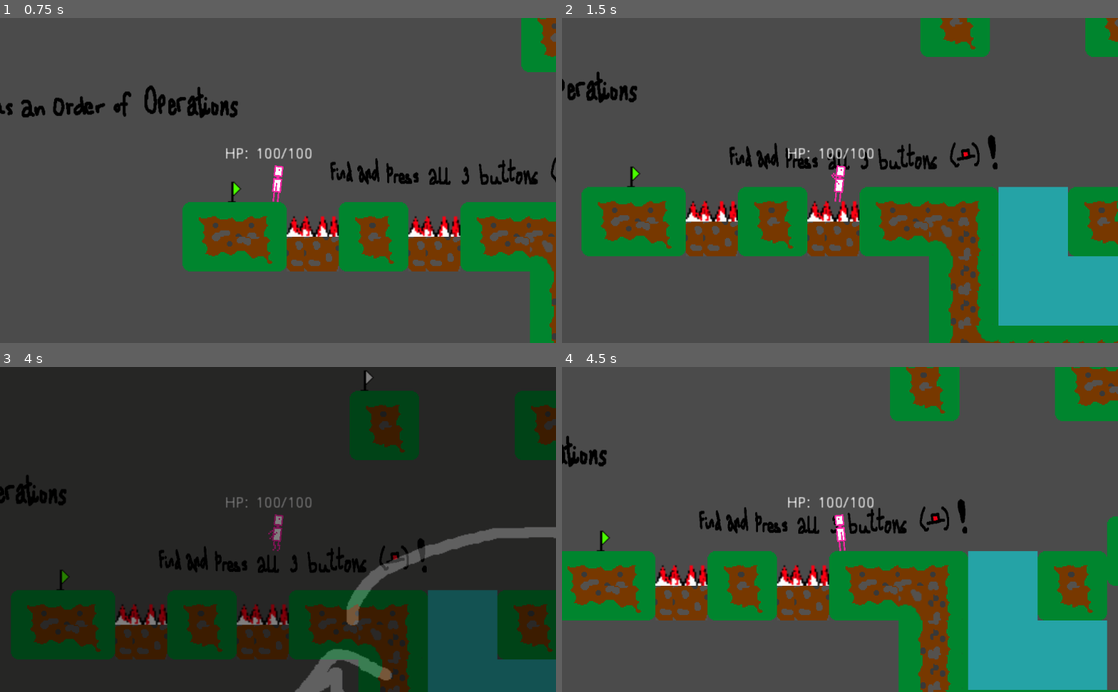
Above: before the commit, frames 1-4 (two rows, left to right).
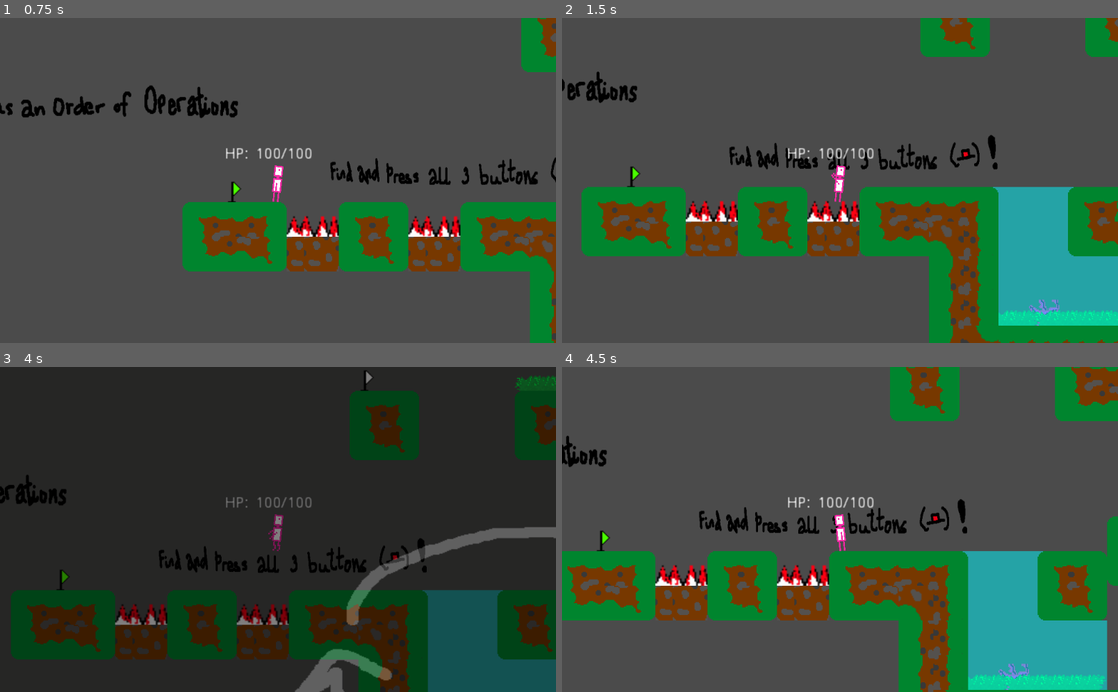
Above: after the commit, the same moments.

Repository: aneeshdurg/KarmicCircle-godot
Game: Godot game, scene res://Scenes/Level4.tscn
Two runs of this game, one before a commit and one after it. Both use one fixed random seed, a clock stepped at 60 frames per second and the inputs below. This scene is started directly instead of the project's main scene.
Inputs:
- Up to frame 1 (0.75 s): tap Enter at 0.5 s; hold Right (move_right) from 0.53 s (still down); hold Space (interact) from 0.53 s (still down)
- Up to frame 2 (1.5 s): keep holding Right (move_right); tap Up (jump) at 0.77 s; release Space (interact) at 1.28 s; tap Space (interact) at 1.35 s
- Up to frame 3 (4 s): tap Up (jump) at 1.52, 3.02, 3.77 s; tap Space (interact) at 2, 2.85 s; release Right (move_right) at 2.03 s; hold Left (move_left) 2.03-2.78 s; hold Space (interact) 2.03-2.78 s; hold Right (move_right) from 2.78 s (still down); hold Space (interact) from 3.53 s (still down)
- Up to frame 4 (4.5 s): release Right (move_right) at 4.28 s; release Space (interact) at 4.28 s; hold Left (move_left) from 4.28 s (still down); tap Space (interact) at 4.35 s

Frame 1 is identical in both runs. In frame 2, 1.1% of the frame differs, in the area x 77-100%, y 51-95%; in frame 3, 0.3%; in frame 4, 1.2%, in the area x 72-98%, y 56-100%.

Commit message:
Add some more visual flair

Diff:
--- a/Scenes/Level2.tscn
+++ b/Scenes/Level2.tscn
@@ -1,6 +1,7 @@
-[gd_scene load_steps=18 format=2]
+[gd_scene load_steps=23 format=2]
 
 [ext_resource path="res://Player.tscn" type="PackedScene" id=1]
+[ext_resource path="res://sprite/misc/coral1.png" type="Texture" id=2]
 [ext_resource path="res://sprite/signs/lvl2/swimming.png" type="Texture" id=3]
 [ext_resource path="res://sprite/signs/lvl2/thesoul.png" type="Texture" id=4]
 [ext_resource path="res://InvisibleWall.tscn" type="PackedScene" id=5]
@@ -17,6 +18,10 @@
 [ext_resource path="res://Tiles/Tile10.tscn" type="PackedScene" id=16]
 [ext_resource path="res://Tiles/Tile21.tscn" type="PackedScene" id=17]
 [ext_resource path="res://Tiles/Tile12.tscn" type="PackedScene" id=18]
+[ext_resource path="res://sprite/water.png" type="Texture" id=19]
+[ext_resource path="res://sprite/misc/seaweed2.png" type="Texture" id=20]
+[ext_resource path="res://sprite/misc/seaweed1.png" type="Texture" id=21]
+[ext_resource path="res://sprite/misc/tree.png" type="Texture" id=22]
 
 [node name="Level2" type="Node2D"]
 
@@ -45,69 +50,91 @@
 
 [node name="Area2D3" parent="Tiles" instance=ExtResource( 10 )]
 position = Vector2( 192, 40 )
+z_index = 1
 
 [node name="Area2D4" parent="Tiles" instance=ExtResource( 10 )]
 position = Vector2( 224, 40 )
+z_index = 1
 
 [node name="Area2D5" parent="Tiles" instance=ExtResource( 10 )]
 position = Vector2( 256, 40 )
+z_index = 1
 
 [node name="Area2D8" parent="Tiles" instance=ExtResource( 10 )]
 position = Vector2( 288, 40 )
+z_index = 1
 
 [node name="Area2D9" parent="Tiles" instance=ExtResource( 10 )]
 position = Vector2( 192, 72 )
+z_index = 1
 
 [node name="Area2D10" parent="Tiles" instance=ExtResource( 10 )]
 position = Vector2( 224, 72 )
+z_index = 1
 
 [node name="Area2D11" parent="Tiles" instance=ExtResource( 10 )]
 position = Vector2( 256, 72 )
+z_index = 1
 
 [node name="Area2D12" parent="Tiles" instance=ExtResource( 10 )]
 position = Vector2( 288, 72 )
+z_index = 1
 
 [node name="Area2D13" parent="Tiles" instance=ExtResource( 10 )]
 position = Vector2( 192, 104 )
+z_index = 1
 
 [node name="Area2D14" parent="Tiles" instance=ExtResource( 10 )]
 position = Vector2( 224, 104 )
+z_index = 1
 
 [node name="Area2D15" parent="Tiles" instance=ExtResource( 10 )]
 position = Vector2( 256, 104 )
+z_index = 1
 
 [node name="Area2D16" parent="Tiles" instance=ExtResource( 10 )]
 position = Vector2( 288, 104 )
+z_index = 1
 
 [node name="Area2D18" parent="Tiles" instance=ExtResource( 10 )]
 position = Vector2( 320, 72 )
+z_index = 1
 
 [node name="Area2D19" parent="Tiles" instance=ExtResource( 10 )]
 position = Vector2( 320, 104 )
+z_index = 1
 
 [node name="Area2D20" parent="Tiles" instance=ExtResource( 10 )]
 position = Vector2( 352, 104 )
+z_index = 1
 
 [node name="Area2D22" parent="Tiles" instance=ExtResource( 10 )]
 position = Vector2( 384, 40 )
+z_index = 1
 
 [node name="Area2D23" parent="Tiles" instance=ExtResource( 10 )]
 position = Vector2( 384, 72 )
+z_index = 1
 
 [node name="Area2D25" parent="Tiles" instance=ExtResource( 10 )]
 position = Vector2( 352, 72 )
+z_index = 1
 
 [node name="Area2D24" parent="Tiles" instance=ExtResource( 10 )]
 position = Vector2( 384, 104 )
+z_index = 1
 
 [node name="Area2D26" parent="Tiles" instance=ExtResource( 10 )]
 position = Vector2( 416, 40 )
+z_index = 1
 
 [node name="Area2D27" parent="Tiles" instance=ExtResource( 10 )]
 position = Vector2( 416, 72 )
+z_index = 1
 
 [node name="Area2D28" parent="Tiles" instance=ExtResource( 10 )]
 position = Vector2( 416, 104 )
+z_index = 1
 
 [node name="StaticBody2D55" parent="Tiles" instance=ExtResource( 5 )]
 position = Vector2( 648, -32 )
@@ -174,6 +201,7 @@
 
 [node name="Tile15" parent="Tiles" instance=ExtResource( 18 )]
 position = Vector2( 160, 104 )
+z_index = 1
 
 [node name="Tile16" parent="Tiles" instance=ExtResource( 16 )]
 position = Vector2( 448, 72 )
@@ -186,6 +214,7 @@
 
 [node name="Tile23" parent="Tiles" instance=ExtResource( 16 )]
 position = Vector2( 448, 104 )
+z_index = 1
 
 [node name="Tile24" parent="Tiles" instance=ExtResource( 14 )]
 position = Vector2( 0, 72 )
@@ -348,3 +377,72 @@
 scale = Vector2( 0.532051, 0.65 )
 z_index = -1
 texture = ExtResource( 3 )
+
+[node name="Sprites" type="Node" parent="."]
+
+[node name="coral2" type="Sprite" parent="Sprites"]
+position = Vector2( 416, 104 )
+z_index = -2
+texture = ExtResource( 2 )
+
+[node name="seaweed1" type="Sprite" parent="Sprites/coral2"]
+position = Vector2( -96, -192 )
+texture = ExtResource( 21 )
+
+[node name="seaweed2" type="Sprite" parent="Sprites/coral2"]
+position = Vector2( -80, -192 )
+texture = ExtResource( 21 )
+
+[node name="seaweed3" type="Sprite" parent="Sprites/coral2"]
+position = Vector2( -64, -192 )
+texture = ExtResource( 21 )
+
+[node name="coral1" type="Sprite" parent="Sprites"]
+position = Vector2( 208, 104 )
+z_index = -2
+texture = ExtResource( 2 )
+
+[node name="water" type="Sprite" parent="Sprites"]
+position = Vector2( 160, 40 )
+z_index = -1
+texture = ExtResource( 19 )
+
+[node name="water2" type="Sprite" parent="Sprites"]
+position = Vector2( 448, 40 )
+z_index = -1
+texture = ExtResource( 19 )
+
+[node name="water3" type="Sprite" parent="Sprites"]
+position = Vector2( 320, 40 )
+z_index = -1
+texture = ExtResource( 19 )
+
+[node name="water4" type="Sprite" parent="Sprites"]
+position = Vector2( 352, 40 )
+z_index = -1
+texture = ExtResource( 19 )
+
+[node name="seaweed1" type="Sprite" parent="Sprites"]
+position = Vector2( 184, 104 )
+texture = ExtResource( 21 )
+
+[node name="seaweed2" type="Sprite" parent="Sprites"]
+position = Vector2( 208, 104 )
+texture = ExtResource( 21 )
+
+[node name="seaweed3" type="Sprite" parent="Sprites"]
+position = Vector2( 224, 104 )
+texture = ExtResource( 21 )
+
+[node name="seaweed4" type="Sprite" parent="Sprites"]
+position = Vector2( 408, 104 )
+texture = ExtResource( 21 )
+
+[node name="seaweed5" type="Sprite" parent="Sprites"]
+position = Vector2( 424, 104 )
+texture = ExtResource( 20 )
+
+[node name="tree" type="Sprite" parent="."]
+position = Vector2( 336, -120 )
+z_index = -2
+texture = ExtResource( 22 )
--- a/Scenes/Level3.tscn
+++ b/Scenes/Level3.tscn
@@ -16,6 +16,7 @@
 [ext_resource path="res://Tiles/Tile21.tscn" type="PackedScene" id=14]
 [ext_resource path="res://Tiles/Tile10.tscn" type="PackedScene" id=15]
 [ext_resource path="res://Tiles/Tile20.tscn" type="PackedScene" id=16]
+[ext_resource path="res://sprite/water.png" type="Texture" id=17]
 
 [node name="Level3" type="Node2D"]
 
@@ -338,3 +339,7 @@
 position = Vector2( -48, -8 )
 button = NodePath("..")
 defaultLocked = false
+
+[node name="water" type="Sprite" parent="."]
+position = Vector2( 352, 40 )
+texture = ExtResource( 17 )
--- a/Scenes/Level4.tscn
+++ b/Scenes/Level4.tscn
@@ -20,6 +20,11 @@
 [ext_resource path="res://Spikes.tscn" type="PackedScene" id=18]
 [ext_resource path="res://sprite/signs/lvl4/hint.png" type="Texture" id=19]
 [ext_resource path="res://sprite/signs/lvl4/message.png" type="Texture" id=20]
+[ext_resource path="res://sprite/water.png" type="Texture" id=21]
+[ext_resource path="res://sprite/misc/coral1.png" type="Texture" id=22]
+[ext_resource path="res://sprite/misc/seaweed1.png" type="Texture" id=23]
+[ext_resource path="res://sprite/misc/seaweed3.png" type="Texture" id=24]
+[ext_resource path="res://sprite/misc/tree.png" type="Texture" id=25]
 
 [node name="Level4" type="Node2D"]
 
@@ -55,6 +60,7 @@
 
 [node name="Tile12" parent="Tiles" instance=ExtResource( 16 )]
 position = Vector2( 320, 136 )
+z_index = 1
 
 [node name="Tile06" parent="Tiles" instance=ExtResource( 14 )]
 position = Vector2( 352, 168 )
@@ -154,9 +160,11 @@
 
 [node name="Area2D4" parent="Tiles" instance=ExtResource( 10 )]
 position = Vector2( 352, 104 )
+z_index = 1
 
 [node name="Area2D5" parent="Tiles" instance=ExtResource( 10 )]
 position = Vector2( 352, 136 )
+z_index = 1
 
 [node name="Tile14" parent="Tiles" instance=ExtResource( 3 )]
 position = Vector2( 448, 40 )
@@ -181,18 +189,23 @@
 
 [node name="Area2D8" parent="Tiles" instance=ExtResource( 10 )]
 position = Vector2( 384, 104 )
+z_index = 1
 
 [node name="Area2D9" parent="Tiles" instance=ExtResource( 10 )]
 position = Vector2( 384, 136 )
+z_index = 1
 
 [node name="Area2D13" parent="Tiles" instance=ExtResource( 10 )]
 position = Vector2( 416, 104 )
+z_index = 1
 
 [node name="Area2D14" parent="Tiles" instance=ExtResource( 10 )]
 position = Vector2( 416, 136 )
+z_index = 1
 
 [node name="Area2D15" parent="Tiles" instance=ExtResource( 10 )]
 position = Vector2( 448, 104 )
+z_index = 1
 
 [node name="Area2D27" parent="Tiles" instance=ExtResource( 10 )]
 position = Vector2( 616, -144 )
@@ -214,117 +227,154 @@
 
 [node name="Area2D16" parent="Tiles" instance=ExtResource( 10 )]
 position = Vector2( 448, 136 )
+z_index = 1
 
 [node name="Area2D32" parent="Tiles" instance=ExtResource( 10 )]
 position = Vector2( 544, 264 )
+z_index = 1
 
 [node name="Area2D33" parent="Tiles" instance=ExtResource( 10 )]
 position = Vector2( 544, 296 )
+z_index = 1
 
 [node name="Area2D34" parent="Tiles" instance=ExtResource( 10 )]
 position = Vector2( 576, 264 )
+z_index = 1
 
 [node name="Area2D35" parent="Tiles" instance=ExtResource( 10 )]
 position = Vector2( 576, 296 )
+z_index = 1
 
 [node name="Tile146" parent="Tiles" instance=ExtResource( 8 )]
 position = Vector2( 608, 232 )
 
 [node name="Area2D36" parent="Tiles" instance=ExtResource( 10 )]
 position = Vector2( 608, 264 )
+z_index = 1
 
 [node name="Area2D37" parent="Tiles" instance=ExtResource( 10 )]
 position = Vector2( 608, 296 )
+z_index = 1
 
 [node name="Area2D38" parent="Tiles" instance=ExtResource( 10 )]
 position = Vector2( 640, 264 )
+z_index = 1
 
 [node name="Area2D39" parent="Tiles" instance=ExtResource( 10 )]
 position = Vector2( 640, 296 )
+z_index = 1
 
 [node name="Area2D44" parent="Tiles" instance=ExtResource( 10 )]
 position = Vector2( 672, 264 )
+z_index = 1
 
 [node name="Area2D45" parent="Tiles" instance=ExtResource( 10 )]
 position = Vector2( 672, 296 )
+z_index = 1
 
 [node name="Area2D46" parent="Tiles" instance=ExtResource( 10 )]
 position = Vector2( 704, 264 )
+z_index = 1
 
 [node name="Area2D47" parent="Tiles" instance=ExtResource( 10 )]
 position = Vector2( 704, 296 )
+z_index = 1
 
 [node name="Area2D48" parent="Tiles" instance=ExtResource( 10 )]
 position = Vector2( 736, 264 )
+z_index = 1
 
 [node name="Area2D49" parent="Tiles" instance=ExtResource( 10 )]
 position = Vector2( 736, 296 )
+z_index = 1
 
 [node name="Area2D50" parent="Tiles" instance=ExtResource( 10 )]
 position = Vector2( 768, 264 )
+z_index = 1
 
 [node name="Area2D51" parent="Tiles" instance=ExtResource( 10 )]
 position = Vector2( 768, 296 )
+z_index = 1
 
 [node name="Area2D52" parent="Tiles" instance=ExtResource( 10 )]
 position = Vector2( 800, 264 )
+z_index = 1
 
 [node name="Area2D53" parent="Tiles" instance=ExtResource( 10 )]
 position = Vector2( 800, 296 )
+z_index = 1
 
 [node name="Area2D54" parent="Tiles" instance=ExtResource( 10 )]
 position = Vector2( 832, 264 )
+z_index = 1
 
 [node name="Area2D55" parent="Tiles" instance=ExtResource( 10 )]
 position = Vector2( 832, 296 )
+z_index = 1
 
 [node name="Area2D56" parent="Tiles" instance=ExtResource( 10 )]
 position = Vector2( 864, 264 )
+z_index = 1
 
 [node name="Area2D57" parent="Tiles" instance=ExtResource( 10 )]
 position = Vector2( 864, 296 )
+z_index = 1
 
 [node name="Area2D58" parent="Tiles" instance=ExtResource( 10 )]
 position = Vector2( 896, 264 )
+z_index = 1
 
 [node name="Area2D59" parent="Tiles" instance=ExtResource( 10 )]
 position = Vector2( 896, 296 )
+z_index = 1
 
 [node name="Area2D60" parent="Tiles" instance=ExtResource( 10 )]
 position = Vector2( 928, 264 )
+z_index = 1
 
 [node name="Area2D61" parent="Tiles" instance=ExtResource( 10 )]
 position = Vector2( 928, 296 )
+z_index = 1
 
 [node name="Area2D62" parent="Tiles" instance=ExtResource( 10 )]
 position = Vector2( 960, 264 )
+z_index = 1
 
 [node name="Area2D63" parent="Tiles" instance=ExtResource( 10 )]
 position = Vector2( 960, 296 )
+z_index = 1
 
 [node name="Area2D64" parent="Tiles" instance=ExtResource( 10 )]
 position = Vector2( 992, 264 )
+z_index = 1
 
 [node name="Area2D65" parent="Tiles" instance=ExtResource( 10 )]
 position = Vector2( 992, 296 )
+z_index = 1
 
 [node name="Area2D66" parent="Tiles" instance=ExtResource( 10 )]
 position = Vector2( 1024, 264 )
+z_index = 1
 
 [node name="Area2D67" parent="Tiles" instance=ExtResource( 10 )]
 position = Vector2( 1024, 296 )
+z_index = 1
 
 [node name="Area2D72" parent="Tiles" instance=ExtResource( 10 )]
 position = Vector2( 1056, 264 )
+z_index = 1
 
 [node name="Area2D73" parent="Tiles" instance=ExtResource( 10 )]
 position = Vector2( 1056, 296 )
+z_index = 1
 
 [node name="Area2D68" parent="Tiles" instance=ExtResource( 10 )]
 position = Vector2( 1088, 264 )
+z_index = 1
 
 [node name="Area2D69" parent="Tiles" instance=ExtResource( 10 )]
 position = Vector2( 1088, 296 )
+z_index = 1
 
 [node name="Area2D70" parent="Tiles" instance=ExtResource( 10 )]
 position = Vector2( 1088, 200 )
@@ -499,6 +549,7 @@
 
 [node name="Tile153" parent="Tiles" instance=ExtResource( 16 )]
 position = Vector2( 800, -232 )
+z_index = 1
 
 [node name="Tile154" parent="Tiles" instance=ExtResource( 16 )]
 position = Vector2( 800, -264 )
@@ -533,6 +584,7 @@
 
 [node name="Tile17" parent="Tiles" instance=ExtResource( 16 )]
 position = Vector2( 320, 104 )
+z_index = 1
 
 [node name="Tile18" parent="Tiles" instance=ExtResource( 12 )]
 position = Vector2( 288, 104 )
@@ -599,6 +651,7 @@
 
 [node name="Tile114" parent="Tiles" instance=ExtResource( 16 )]
 position = Vector2( 512, 296 )
+z_index = 1
 
 [node name="Tile44" parent="Tiles" instance=ExtResource( 12 )]
 position = Vector2( 448, 232 )
@@ -814,6 +867,7 @@
 
 [node name="Tile166" parent="Tiles" instance=ExtResource( 12 )]
 position = Vector2( 1120, 296 )
+z_index = 1
 
 [node name="Tile167" parent="Tiles" instance=ExtResource( 9 )]
 position = Vector2( 1152, 360 )
@@ -925,6 +979,7 @@
 
 [node name="Tile198" parent="Tiles" instance=ExtResource( 16 )]
 position = Vector2( 640, 136 )
+z_index = 1
 
 [node name="Tile199" parent="Tiles" instance=ExtResource( 12 )]
 position = Vector2( 608, 168 )
@@ -1209,3 +1264,328 @@
 [node name="LockedTile3" parent="Button3" instance=ExtResource( 17 )]
 position = Vector2( -120, -8 )
 button = NodePath("..")
+
+[node name="Sprites" type="Node" parent="."]
+
+[node name="water" type="Sprite" parent="Sprites"]
+position = Vector2( 320, 40 )
+z_index = -1
+texture = ExtResource( 21 )
+
+[node name="water2" type="Sprite" parent="Sprites"]
+position = Vector2( 416, 40 )
+z_index = -1
+texture = ExtResource( 21 )
+
+[node name="water3" type="Sprite" parent="Sprites"]
+position = Vector2( 416, 72 )
+z_index = -1
+texture = ExtResource( 21 )
+
+[node name="water4" type="Sprite" parent="Sprites"]
+position = Vector2( 544, 8 )
+z_index = -1
+texture = ExtResource( 21 )
+
+[node name="water5" type="Sprite" parent="Sprites"]
+position = Vector2( 576, 8 )
+z_index = -1
+texture = ExtResource( 21 )
+
+[node name="water6" type="Sprite" parent="Sprites"]
+position = Vector2( 512, 168 )
+z_index = -1
+texture = ExtResource( 21 )
+
+[node name="water7" type="Sprite" parent="Sprites"]
+position = Vector2( 608, 232 )
+z_index = -1
+texture = ExtResource( 21 )
+
+[node name="water8" type="Sprite" parent="Sprites"]
+position = Vector2( 1024, 232 )
+z_index = -1
+texture = ExtResource( 21 )
+
+[node name="water9" type="Sprite" parent="Sprites"]
+position = Vector2( 1024, -88 )
+z_index = -1
+texture = ExtResource( 21 )
+
+[node name="water10" type="Sprite" parent="Sprites"]
+position = Vector2( 552, -144 )
+z_index = -1
+texture = ExtResource( 21 )
+
+[node name="seaweed1" type="Sprite" parent="Sprites"]
+position = Vector2( 536, 296 )
+texture = ExtResource( 23 )
+
+[node name="seaweed2" type="Sprite" parent="Sprites"]
+position = Vector2( 560, 296 )
+texture = ExtResource( 23 )
+
+[node name="seaweed3" type="Sprite" parent="Sprites"]
+position = Vector2( 576, 296 )
+texture = ExtResource( 23 )
+
+[node name="seaweed4" type="Sprite" parent="Sprites"]
+position = Vector2( 600, 296 )
+texture = ExtResource( 23 )
+
+[node name="seaweed5" type="Sprite" parent="Sprites"]
+position = Vector2( 616, 296 )
+texture = ExtResource( 23 )
+
+[node name="seaweed6" type="Sprite" parent="Sprites"]
+position = Vector2( 632, 296 )
+texture = ExtResource( 23 )
+
+[node name="seaweed7" type="Sprite" parent="Sprites"]
+position = Vector2( 656, 296 )
+texture = ExtResource( 23 )
+
+[node name="seaweed8" type="Sprite" parent="Sprites"]
+position = Vector2( 680, 296 )
+texture = ExtResource( 23 )
+
+[node name="seaweed9" type="Sprite" parent="Sprites"]
+position = Vector2( 704, 296 )
+texture = ExtResource( 23 )
+
+[node name="seaweed10" type="Sprite" parent="Sprites"]
+position = Vector2( 648, 296 )
+texture = ExtResource( 23 )
+
+[node name="seaweed11" type="Sprite" parent="Sprites"]
+position = Vector2( 712, 296 )
+texture = ExtResource( 23 )
+
+[node name="seaweed12" type="Sprite" parent="Sprites"]
+position = Vector2( 728, 296 )
+texture = ExtResource( 23 )
+
+[node name="seaweed13" type="Sprite" parent="Sprites"]
+position = Vector2( 744, 296 )
+texture = ExtResource( 23 )
+
+[node name="seaweed14" type="Sprite" parent="Sprites"]
+position = Vector2( 776, 296 )
+texture = ExtResource( 23 )
+
+[node name="seaweed15" type="Sprite" parent="Sprites"]
+position = Vector2( 800, 296 )
+texture = ExtResource( 23 )
+
+[node name="seaweed16" type="Sprite" parent="Sprites"]
+position = Vector2( 816, 296 )
+texture = ExtResource( 23 )
+
+[node name="seaweed17" type="Sprite" parent="Sprites"]
+position = Vector2( 848, 296 )
+texture = ExtResource( 23 )
+
+[node name="seaweed18" type="Sprite" parent="Sprites"]
+position = Vector2( 864, 296 )
+texture = ExtResource( 23 )
+
+[node name="seaweed19" type="Sprite" parent="Sprites"]
+position = Vector2( 888, 296 )
+texture = ExtResource( 23 )
+
+[node name="seaweed20" type="Sprite" parent="Sprites"]
+position = Vector2( 904, 296 )
+texture = ExtResource( 23 )
+
+[node name="seaweed21" type="Sprite" parent="Sprites"]
+position = Vector2( 920, 296 )
+texture = ExtResource( 23 )
+
+[node name="seaweed22" type="Sprite" parent="Sprites"]
+position = Vector2( 936, 296 )
+texture = ExtResource( 23 )
+
+[node name="seaweed23" type="Sprite" parent="Sprites"]
+position = Vector2( 952, 296 )
+texture = ExtResource( 23 )
+
+[node name="seaweed24" type="Sprite" parent="Sprites"]
+position = Vector2( 992, 296 )
+texture = ExtResource( 23 )
+
+[node name="seaweed25" type="Sprite" parent="Sprites"]
+position = Vector2( 1008, 296 )
+texture = ExtResource( 23 )
+
+[node name="seaweed26" type="Sprite" parent="Sprites"]
+position = Vector2( 1024, 296 )
+texture = ExtResource( 23 )
+
+[node name="seaweed27" type="Sprite" parent="Sprites"]
+position = Vector2( 1040, 296 )
+texture = ExtResource( 23 )
+
+[node name="seaweed28" type="Sprite" parent="Sprites"]
+position = Vector2( 1056, 296 )
+texture = ExtResource( 23 )
+
+[node name="seaweed29" type="Sprite" parent="Sprites"]
+position = Vector2( 1072, 296 )
+texture = ExtResource( 23 )
+
+[node name="seaweed30" type="Sprite" parent="Sprites"]
+position = Vector2( 1088, 296 )
+texture = ExtResource( 23 )
+
+[node name="seaweed31" type="Sprite" parent="Sprites"]
+position = Vector2( 1096, 296 )
+texture = ExtResource( 23 )
+
+[node name="coral1" type="Sprite" parent="Sprites"]
+position = Vector2( 592, 296 )
+z_index = -2
+texture = ExtResource( 22 )
+
+[node name="coral2" type="Sprite" parent="Sprites"]
+position = Vector2( 760, 296 )
+z_index = -2
+texture = ExtResource( 22 )
+
+[node name="coral3" type="Sprite" parent="Sprites"]
+position = Vector2( 576, 296 )
+z_index = -2
+texture = ExtResource( 22 )
+
+[node name="coral4" type="Sprite" parent="Sprites"]
+position = Vector2( 608, 296 )
+z_index = -2
+texture = ExtResource( 22 )
+
+[node name="coral5" type="Sprite" parent="Sprites"]
+position = Vector2( 832, 296 )
+z_index = -2
+texture = ExtResource( 22 )
+
+[node name="coral6" type="Sprite" parent="Sprites"]
+position = Vector2( 968, 296 )
+z_index = -2
+texture = ExtResource( 22 )
+
+[node name="coral7" type="Sprite" parent="Sprites"]
+position = Vector2( 976, 296 )
+z_index = -2
+texture = ExtResource( 22 )
+
+[node name="tree" type="Sprite" parent="Sprites"]
+position = Vector2( 872, -264 )
+texture = ExtResource( 25 )
+
+[node name="seaweed39" type="Sprite" parent="Sprites"]
+position = Vector2( 824, -232 )
+texture = ExtResource( 23 )
+
+[node name="seaweed40" type="Sprite" parent="Sprites"]
+position = Vector2( 840, -232 )
+texture = ExtResource( 23 )
+
+[node name="seaweed41" type="Sprite" parent="Sprites"]
+position = Vector2( 848, -232 )
+texture = ExtResource( 23 )
+
+[node name="seaweed42" type="Sprite" parent="Sprites"]
+position = Vector2( 880, -232 )
+texture = ExtResource( 23 )
+
+[node name="seaweed43" type="Sprite" parent="Sprites"]
+position = Vector2( 896, -232 )
+texture = ExtResource( 23 )
+
+[node name="seaweed44" type="Sprite" parent="Sprites"]
+position = Vector2( 912, -232 )
+texture = ExtResource( 23 )
+
+[node name="seaweed32" type="Sprite" parent="Sprites"]
+position = Vector2( 344, 136 )
+texture = ExtResource( 23 )
+
+[node name="seaweed33" type="Sprite" parent="Sprites"]
+position = Vector2( 360, 136 )
+texture = ExtResource( 23 )
+
+[node name="seaweed34" type="Sprite" parent="Sprites"]
+position = Vector2( 384, 136 )
+texture = ExtResource( 23 )
+
+[node name="seaweed35" type="Sprite" parent="Sprites"]
+position = Vector2( 400, 136 )
+texture = ExtResource( 23 )
+
+[node name="seaweed36" type="Sprite" parent="Sprites"]
+position = Vector2( 416, 136 )
+texture = ExtResource( 23 )
+
+[node name="seaweed37" type="Sprite" parent="Sprites"]
+position = Vector2( 432, 136 )
+texture = ExtResource( 23 )
+
+[node name="seaweed38" type="Sprite" parent="Sprites"]
+position = Vector2( 448, 136 )
+texture = ExtResource( 23 )
+
+[node name="coral8" type="Sprite" parent="Sprites"]
+position = Vector2( 376, 136 )
+z_index = -1
+texture = ExtResource( 22 )
+
+[node name="seaweed45" type="Sprite" parent="Sprites"]
+position = Vector2( 664, 136 )
+texture = ExtResource( 23 )
+
+[node name="seaweed46" type="Sprite" parent="Sprites"]
+position = Vector2( 688, 136 )
+texture = ExtResource( 23 )
+
+[node name="seaweed47" type="Sprite" parent="Sprites"]
+position = Vector2( 736, 136 )
+texture = ExtResource( 24 )
+
+[node name="seaweed48" type="Sprite" parent="Sprites"]
+position = Vector2( 696, 136 )
+texture = ExtResource( 23 )
+
+[node name="seaweed49" type="Sprite" parent="Sprites"]
+position = Vector2( 720, 136 )
+texture = ExtResource( 23 )
+
+[node name="tree2" type="Sprite" parent="Sprites"]
+position = Vector2( 704, 104 )
+z_index = -1
+texture = ExtResource( 25 )
+
+[node name="seaweed3" type="Sprite" parent="."]
+position = Vector2( 432, -176 )
+texture = ExtResource( 24 )
+
+[node name="seaweed4" type="Sprite" parent="."]
+position = Vector2( 448, -176 )
+texture = ExtResource( 24 )
+
+[node name="seaweed5" type="Sprite" parent="."]
+position = Vector2( 464, -176 )
+texture = ExtResource( 24 )
+
+[node name="seaweed6" type="Sprite" parent="."]
+position = Vector2( 480, -176 )
+texture = ExtResource( 24 )
+
+[node name="seaweed7" type="Sprite" parent="."]
+position = Vector2( 496, -176 )
+texture = ExtResource( 24 )
+
+[node name="seaweed8" type="Sprite" parent="."]
+position = Vector2( 544, -176 )
+texture = ExtResource( 24 )
+
+[node name="seaweed9" type="Sprite" parent="."]
+position = Vector2( 552, -176 )
+texture = ExtResource( 24 )
--- /dev/null
+++ b/Sprites/Seaweed.tscn
@@ -0,0 +1,17 @@
+[gd_scene load_steps=5 format=2]
+
+[ext_resource path="res://sprite/misc/seaweed3.png" type="Texture" id=1]
+[ext_resource path="res://sprite/misc/seaweed2.png" type="Texture" id=2]
+[ext_resource path="res://sprite/misc/seaweed1.png" type="Texture" id=3]
+
+[sub_resource type="SpriteFrames" id=1]
+animations = [ {
+"frames": [ ExtResource( 3 ), ExtResource( 2 ), ExtResource( 3 ), ExtResource( 1 ) ],
+"loop": true,
+"name": "default",
+"speed": 5.0
+} ]
+
+[node name="Seaweed" type="AnimatedSprite"]
+frames = SubResource( 1 )
+playing = true
Not shown: 1 places in Scenes/Level3.tscn that only renumber resources
Not shown: 1 places in Scenes/Level4.tscn that only renumber resources
Binary file added: sprite/misc/coral1.png
Not shown, added: sprite/misc/coral1.png.import
Binary file added: sprite/misc/seaweed1.png
Not shown, added: sprite/misc/seaweed1.png.import
Binary file added: sprite/misc/seaweed2.png
Not shown, added: sprite/misc/seaweed2.png.import
Binary file added: sprite/misc/seaweed3.png
Not shown, added: sprite/misc/seaweed3.png.import
Binary file added: sprite/misc/tree.png
Not shown, added: sprite/misc/tree.png.import
